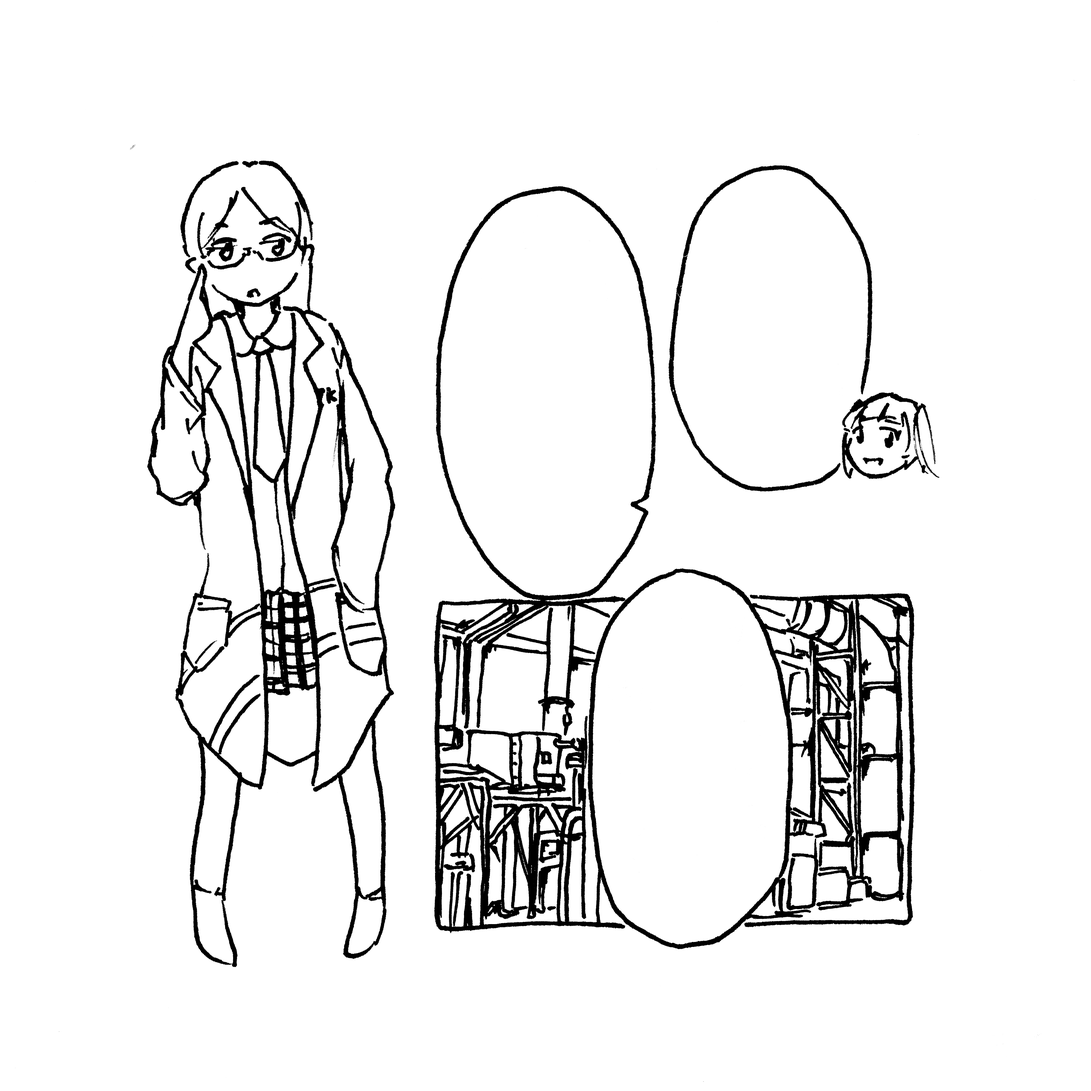
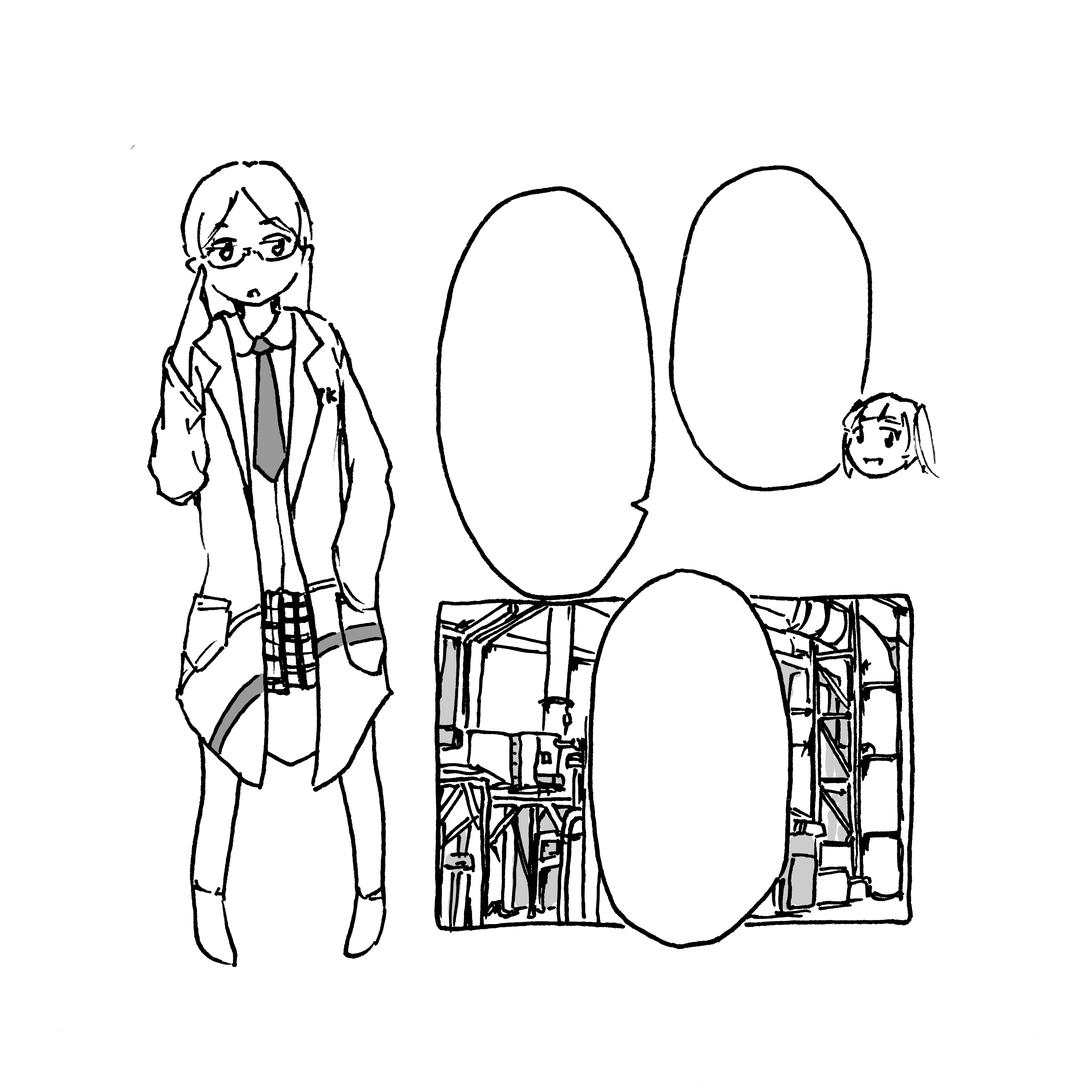
Two versions of the same layered image (1091 × 1091). Layer-by-layer changes:
added layer "レイヤー 2" (20%) above "レイヤー 1" over <box>439,641,898,922</box>
added layer "レイヤー 1" (40%) above "背景" over <box>210,338,383,754</box>
added layer "背景" over <box>210,338,898,922</box>
